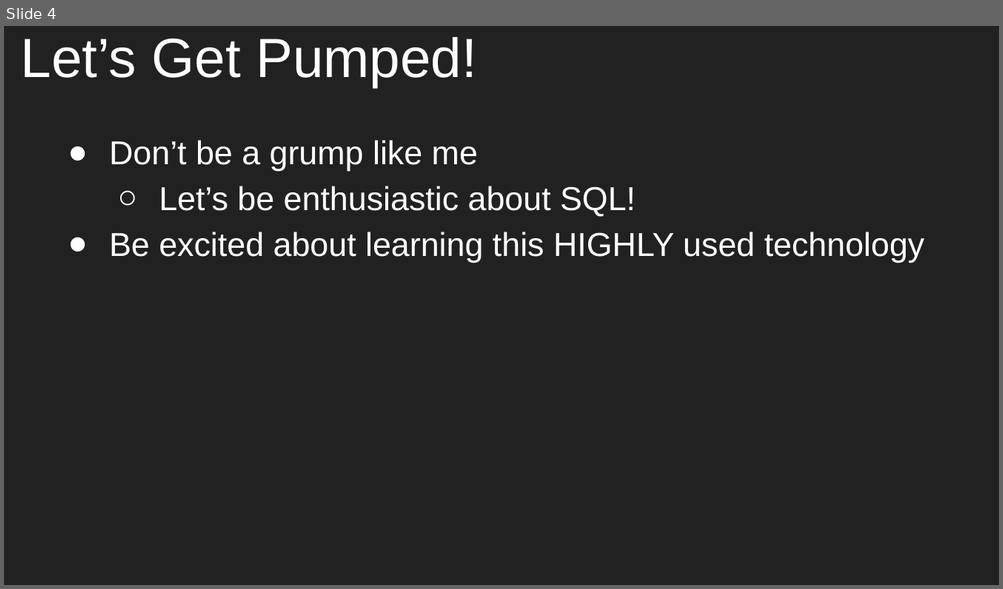
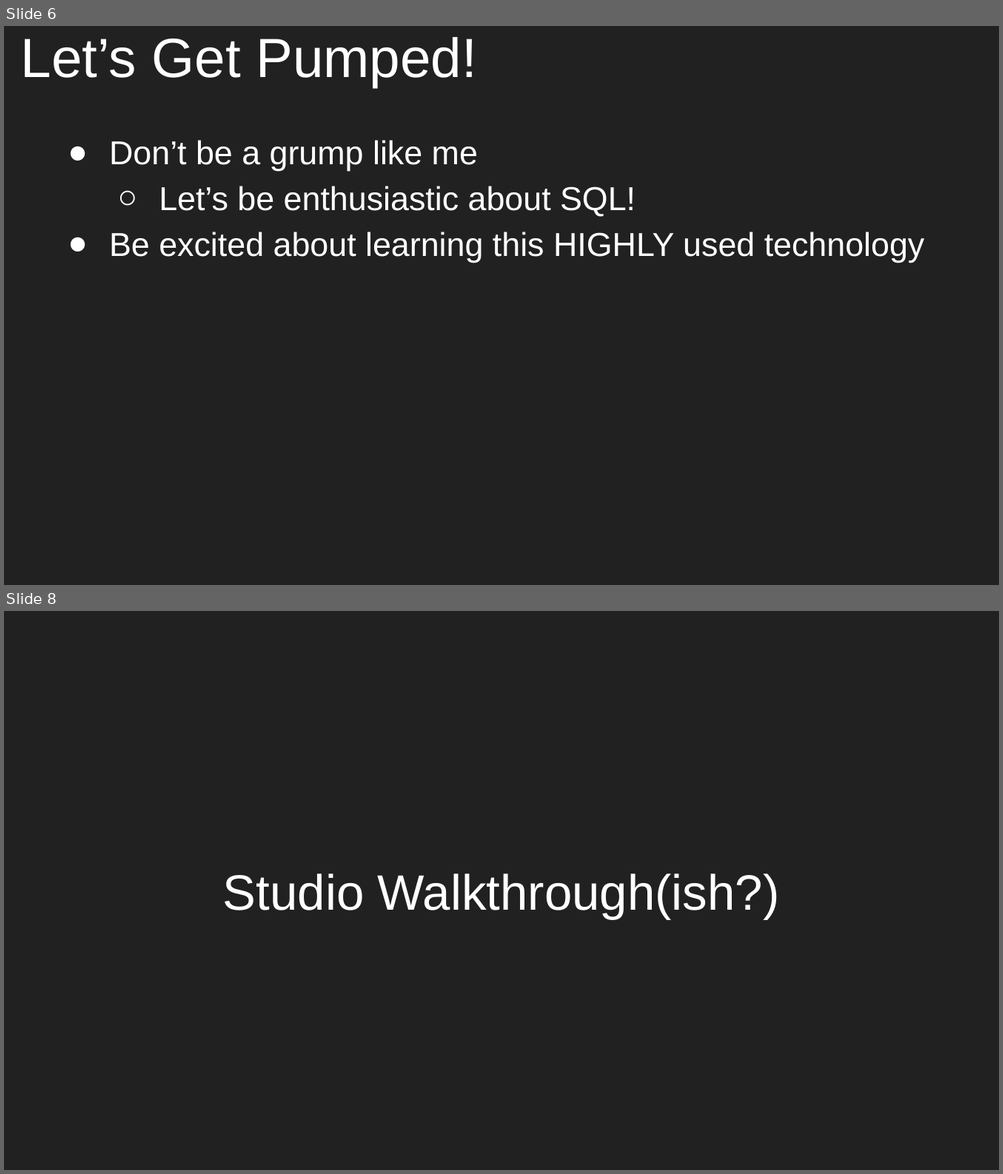
Before and after one commit to aleesham/lc101-unit2, a slide deck: slides/Unit 2 - LC 101 - Class 8.pptx. Shown one above the other, each under a label of ours: slide 4 before the commit, slides 6 and 8 after it; the slides between them are not shown. The pictures are 1003x589 and 1003x1174 pixels, drawn with LibreOffice and Linux fonts; fonts in the diff are those of the drawing. Boxes give left, top, right and bottom in pixels: in the first picture for what was removed or moved away, otherwise in the second. Text is boxed around its words. In the diff, an @@ line names an element or a change of style, - is before the commit and + after.

```diff
--- a/slides/Unit 2 - LC 101 - Class 8.pptx
+++ b/slides/Unit 2 - LC 101 - Class 8.pptx
@@ slide 8 added at bbox=[4, 611, 999, 1170], background #212121 @@
@@ title added at bbox=[223, 874, 780, 920], 36 pt, text #FFFFFF @@
+Studio Walkthrough(ish?)
@@ what was slide 4 is now slide 6 @@
```
Also in this commit, not shown: 6 other slides added, 7 slides removed, 1 other file.
